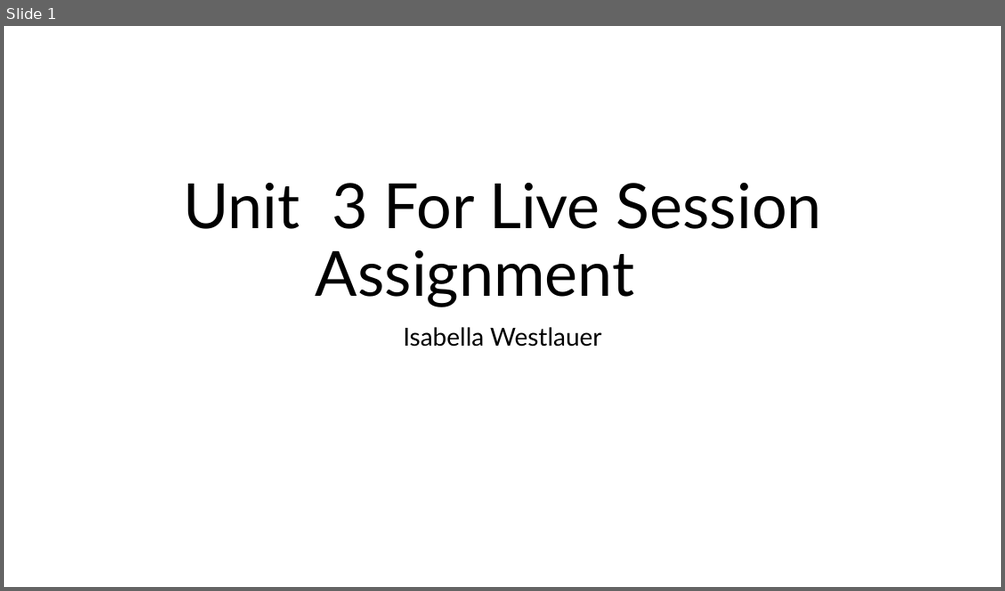
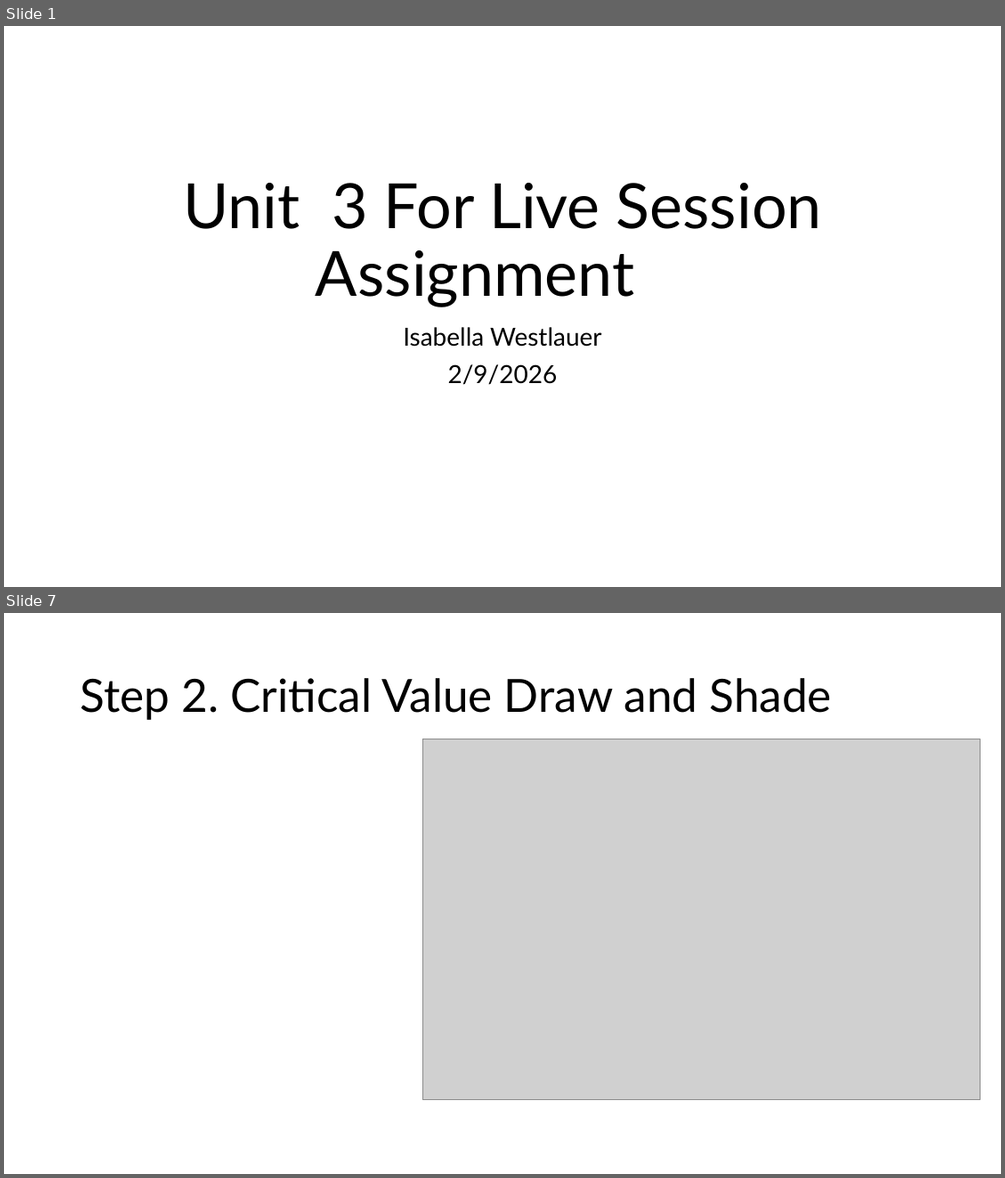
Before and after one commit to Iwestlauer/doing_data_science, a slide deck: Unit 3 Data Transformation and EDA/Isabella_Westlauer_FLS_Unit3.pptx. Shown one above the other, each under a label of ours: slide 1 before the commit, slides 1 and 7 after it; the slides between them are not shown. The pictures are 1005x591 and 1005x1178 pixels, drawn with LibreOffice and Linux fonts; fonts in the diff are those of the drawing; grey boxes stand for pictures. Boxes give left, top, right and bottom in pixels: in the first picture for what was removed or moved away, otherwise in the second. Text is boxed around its words. In the diff, an @@ line names an element or a change of style, - is before the commit and + after.

```diff
--- a/Unit 3 Data Transformation and EDA/Isabella_Westlauer_FLS_Unit3.pptx
+++ b/Unit 3 Data Transformation and EDA/Isabella_Westlauer_FLS_Unit3.pptx
@@ slide 7 added at (x1=4, y1=613, x2=1001, y2=1174), background #FFFFFF @@
@@ title added at (x1=80, y1=678, x2=832, y2=720), 44 pt, text #000000 @@
+Step 2. Critical Value Draw and Shade
@@ picture added at (x1=423, y1=739, x2=980, y2=1100) @@
@@ slide 1 changed as well @@
@@ subtitle at (x1=448, y1=364, x2=558, y2=385): paragraph added @@
+2/9/2026
```
Also in this commit, not shown: 16 other slides added, 1 slide removed, 11 other files.
